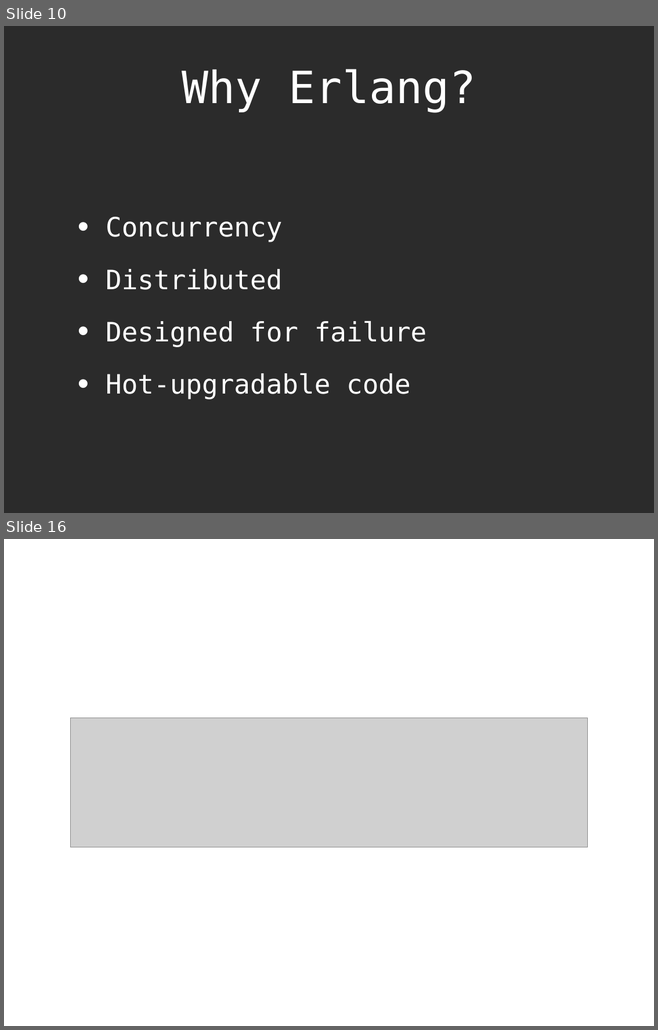
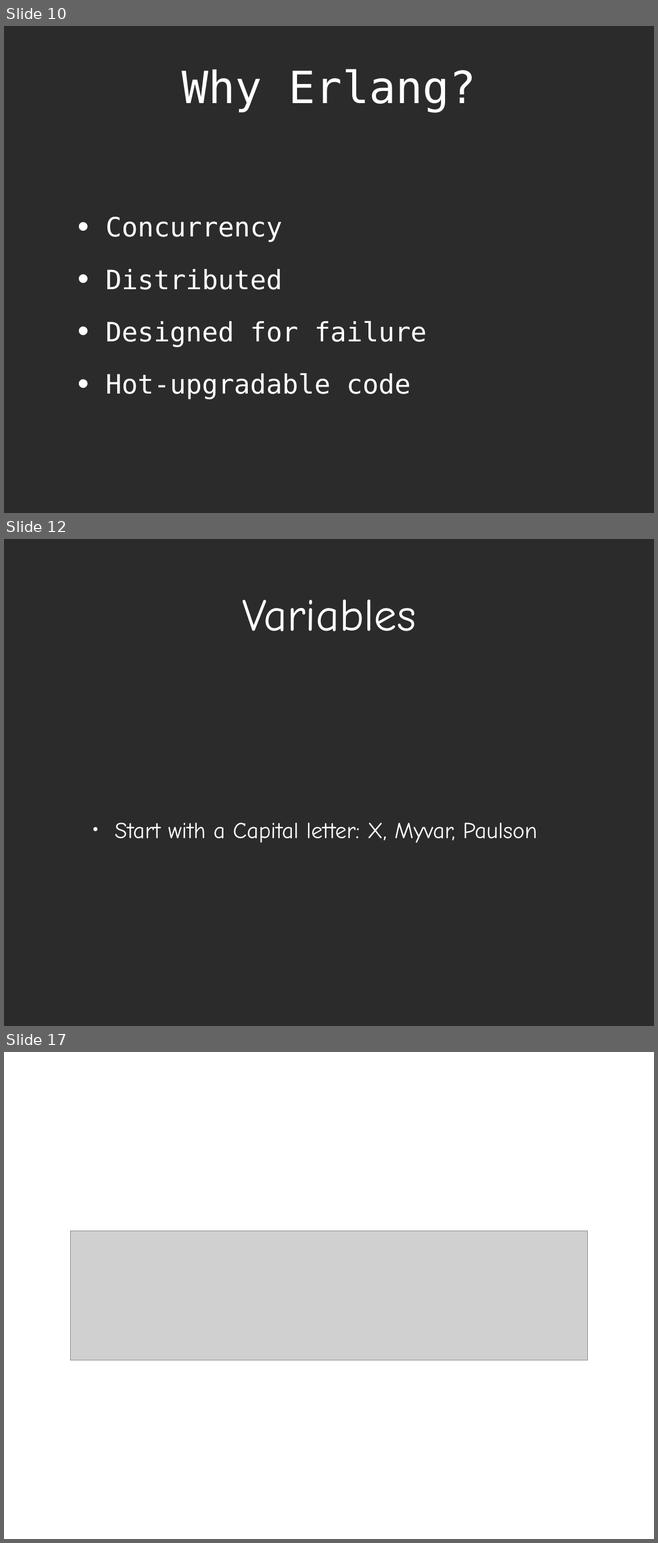
Before and after one commit to btedev/erlang_md5crack, a slide deck: presentation/Erlang.ppt. Shown one above the other, each under a label of ours: slides 10 and 16 before the commit, slides 10, 12 and 17 after it; the slides between them are not shown. The pictures are 658x1030 and 658x1543 pixels, drawn with LibreOffice and Linux fonts; fonts in the diff are those of the drawing; grey boxes stand for pictures; background and template pictures are left out; a plain dark background stands for a picture behind light text. Boxes give left, top, right and bottom in pixels: in the first picture for what was removed or moved away, otherwise in the second. Text is boxed around its words. In the diff, an @@ line names an element or a change of style, - is before the commit and + after.

Commit message:
updated presentations, removed unecessary variable from pwd

```diff
--- a/presentation/Erlang.ppt
+++ b/presentation/Erlang.ppt
@@ slide 12 added at (4,539,654,1026), background picture (left out) @@
@@ title added at (242,599,416,631), 72 pt, text #FFFFFF @@
+Variables
@@ text added at (115,823,537,843), 36 pt, text #FFFFFF @@
+• Start with a Capital letter: X, Myvar, Paulson
@@ what was slide 16 is now slide 17 @@
```
Also in this commit, not shown: 12 slides changed, 3 other slides added, 15 other files.
